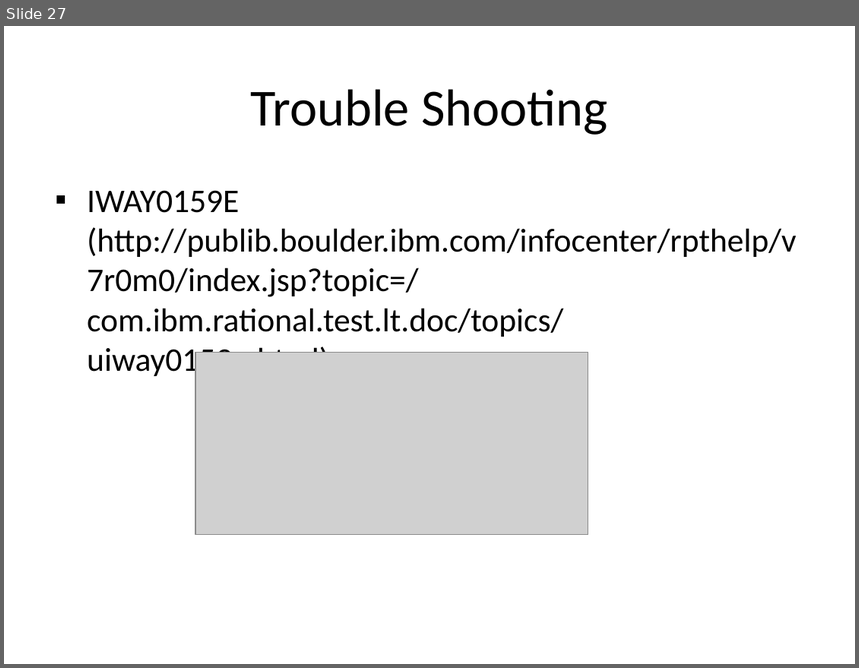
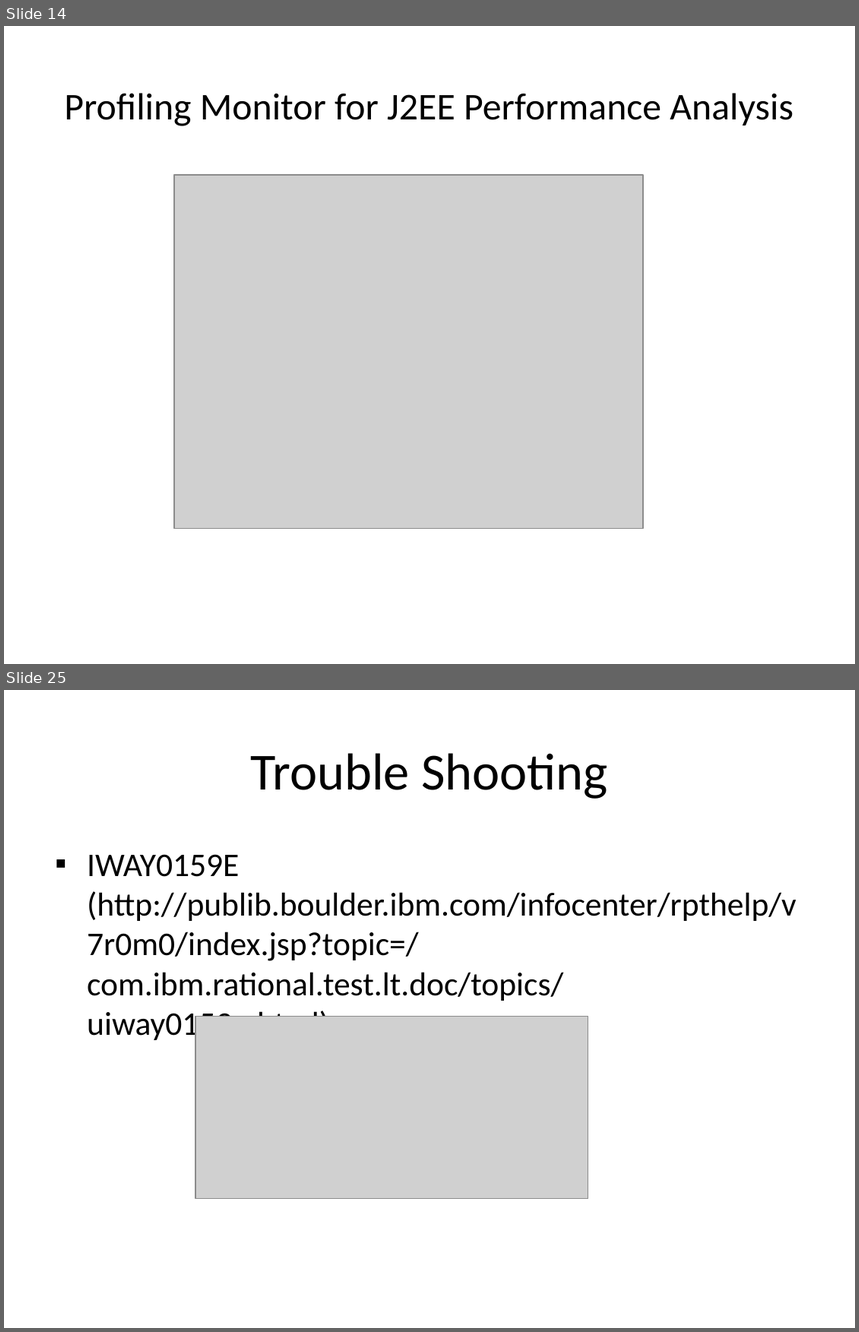
Before and after one commit to wsgan001/asegrp, a slide deck: papers/DRCPA/docs/PerfTest - Application Monitoring.pptx. Shown one above the other, each under a label of ours: slide 27 before the commit, slides 14 and 25 after it; the slides between them are not shown. The pictures are 859x668 and 859x1332 pixels, drawn with LibreOffice and Linux fonts; fonts in the diff are those of the drawing; grey boxes stand for pictures. Boxes give left, top, right and bottom in pixels: in the first picture for what was removed or moved away, otherwise in the second. Text is boxed around its words. In the diff, an @@ line names an element or a change of style, - is before the commit and + after.

```diff
--- a/papers/DRCPA/docs/PerfTest - Application Monitoring.pptx
+++ b/papers/DRCPA/docs/PerfTest - Application Monitoring.pptx
@@ slide 14 added at <box>4,26,855,664</box>, background #FFFFFF @@
@@ title added at <box>64,93,794,126</box>, 32 pt, text #000000 @@
+Profiling Monitor for J2EE Performance Analysis
@@ picture added at <box>174,175,643,529</box> @@
@@ what was slide 27 is now slide 25 @@
```
Also in this commit, not shown: 5 slides changed, 13 other slides added, 17 slides removed, 1 other file.
